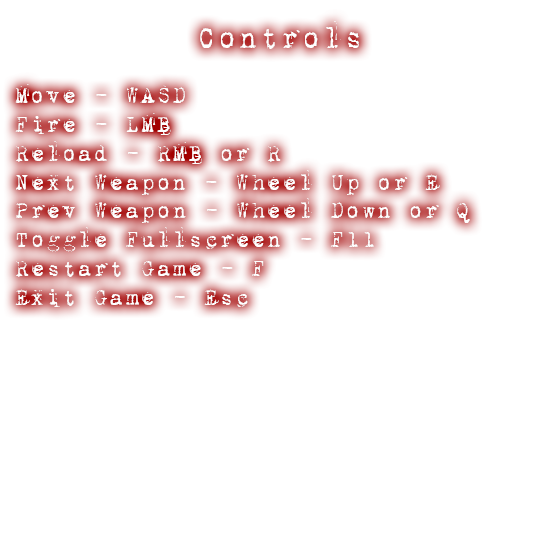
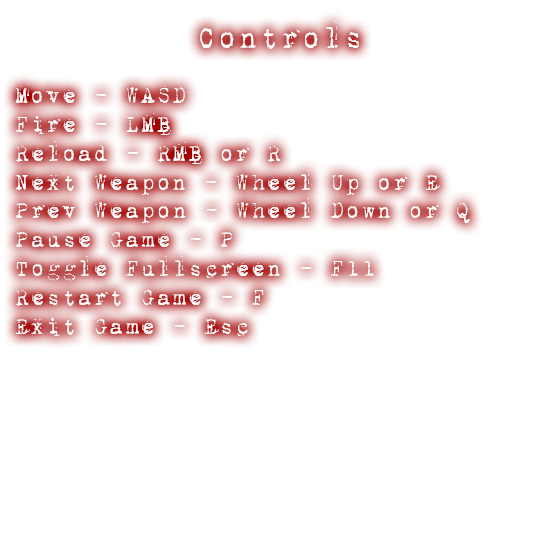
Layered file, before and after one edit (560×560). Changes by layer:
painted on "Move - WASD Fire - LMB Reload - RMB or R Next Weapon - Wheel Up" over [15, 227, 374, 336]
